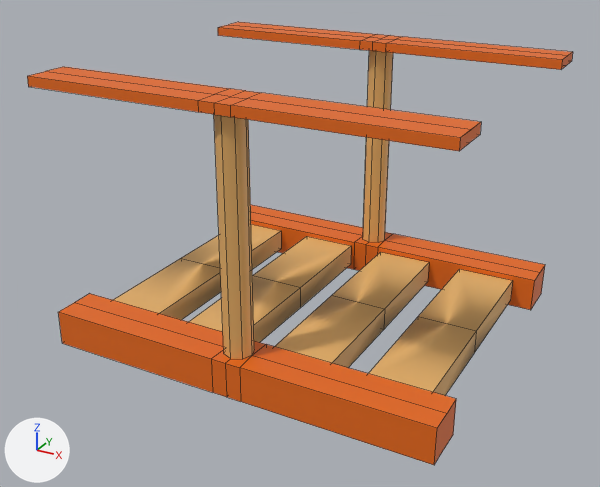
The FBX model C3Runner/Assets/Models/Decoracion/Aguilas/Puente.fbx: old version first, new version second.
One viewpoint serves both versions: a 50 mm camera at (2.79, -5.33, 3.29) aimed at (-0.04, -0.18, 0.72). Every picture has the same lights, and +X, +Y and +Z are marked at lower left. Mesh edges are drawn as thin lines. Where no turn or scale is listed for an object, it has been applied to the vertices.
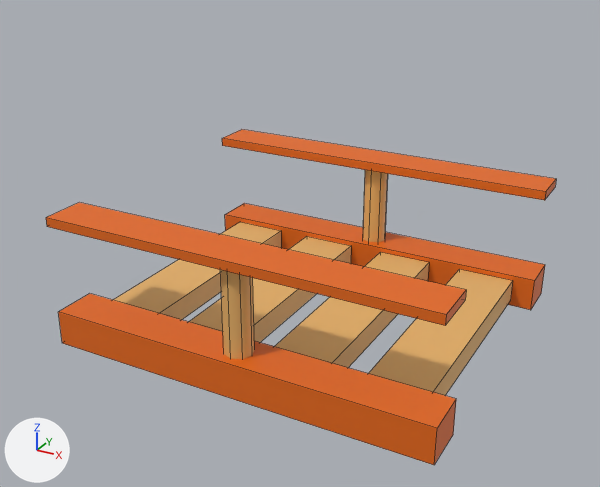
The newer file is also turned or shifted as a whole; pictures and numbers use the older file's frame.

Boxes (x1, y1, x2, y2) around the edits, measured in the pictures (600 x 487 px):
'Cube.002', reshaped (7% narrower, 24% shorter): before (27, 22, 573, 465); after (46, 129, 556, 465)
part 1 of me_cube_012, added (orange): after (222, 129, 556, 200)
part 2 of me_cube_012, added (orange): after (46, 202, 466, 326)
part 3 of me_cube_012, added (orange): after (363, 170, 388, 242)
part 4 of me_cube_012, added: after (220, 270, 254, 359)
part 5 of me_cube_012, cut back: before (27, 22, 573, 460); after (58, 203, 542, 460)

The edits, one by one:
me_cube_012 is used by ob_cube_002; location (0.0, 0.0, 0.0).
me_cube_012 had 188 vertices, 164 faces and spanned x -1.52..1.52, y -1.32..1.32, z 0.0..2.07.
me_cube_012 now has 96 vertices, 64 faces and spans x -1.52..1.52, y -1.32..1.32, z 0.0..1.05.
me_cube_012 part 1: a new loose piece, a box spanning x -1.518..1.518, y 0.968..1.319, z 0.975..1.046, in mat_material_002 (orange #e76a10).
me_cube_012 part 2: a new loose piece, a box spanning x -1.518..1.518, y -1.319..-0.968, z 0.975..1.046, in mat_material_002 (orange #e76a10).
me_cube_012 part 3: a new loose piece of 16 vertices spanning x -0.11..0.11, y 1.04..1.25, z 0.22..1.03, in mat_material_001 (orange #e7b268).
me_cube_012 part 4: a new loose piece of 16 vertices spanning x -0.11..0.11, y -1.25..-1.04, z 0.22..1.03, in mat_material_001 (orange #e7b268).
Part 5, on me_cube_012:
140 vertices are removed from x -1.52..1.52, y -1.32..1.32, z 0.0..2.07.
156 faces are deleted.
12 new faces join them, mat_material_002 (orange #e76a10).
16 new faces join them, mat_material_001 (orange #e7b268).
